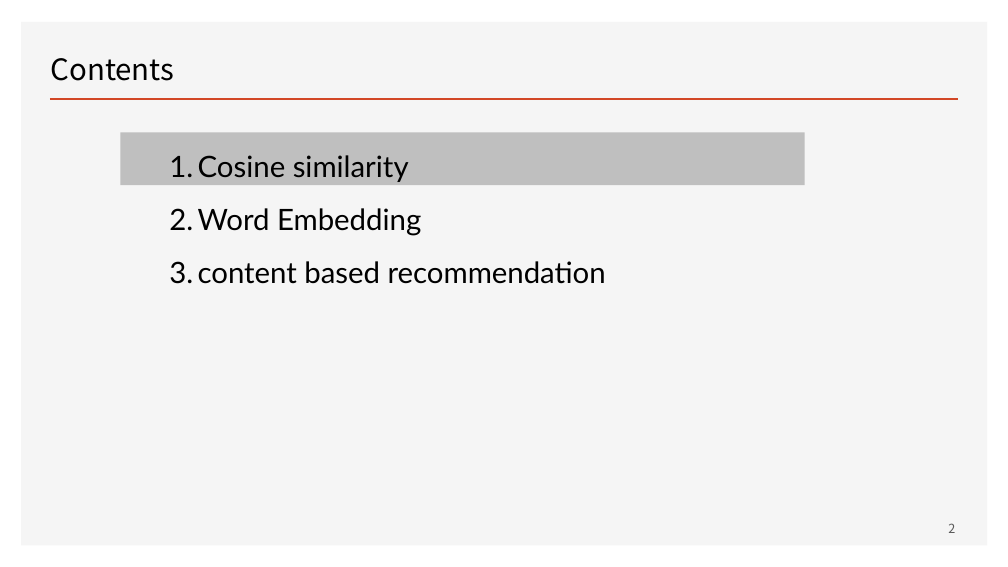
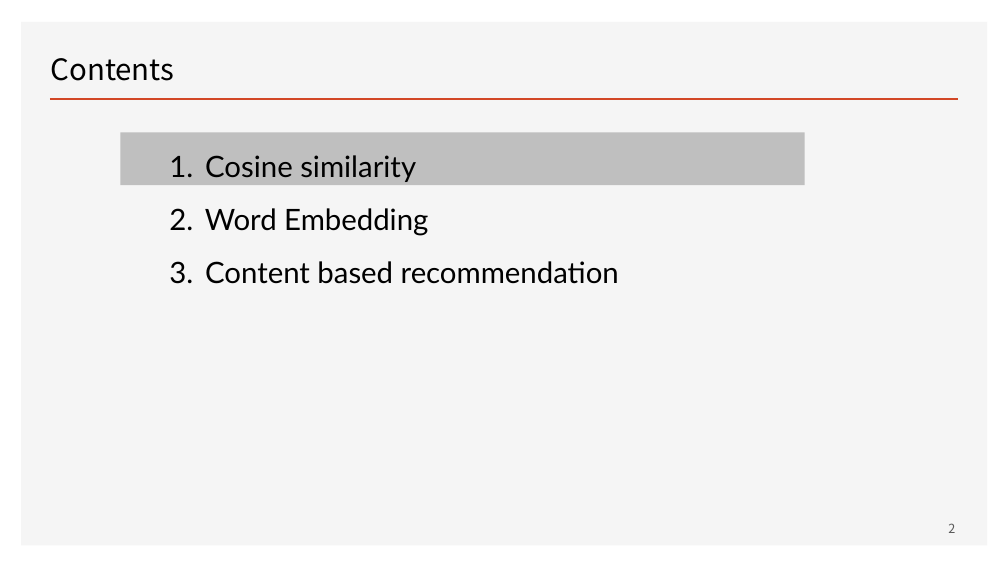
Before and after one commit to ancestor9/mathematics-for-machine-learning, a slide deck: slide 2 of Linear_Algebra/w8_Recommendation System.pptx. Drawn at 1008x567 pixels with LibreOffice and Linux fonts; fonts in the diff are those of the drawing. Boxes give left, top, right and bottom in pixels: in the first picture for what was removed or moved away, otherwise in the second. Text is boxed around its words. In the diff, an @@ line names an element or a change of style, - is before the commit and + after.

```diff
--- a/Linear_Algebra/w8_Recommendation System.pptx
+++ b/Linear_Algebra/w8_Recommendation System.pptx
@@ text at [205,261,619,284]: text changed @@
-3. content based recommendation
+3. Content based recommendation
```
Also in this commit, not shown: 7 other slides changed, 8 slides added, 3 slides removed.
